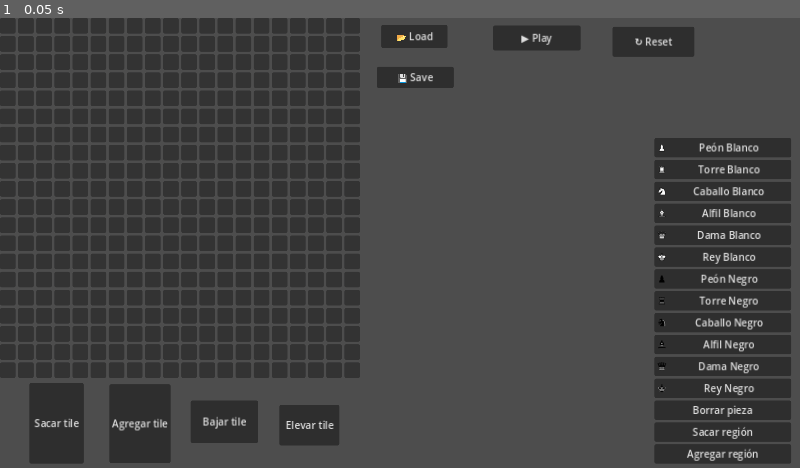
Above: before the commit, frame 1.
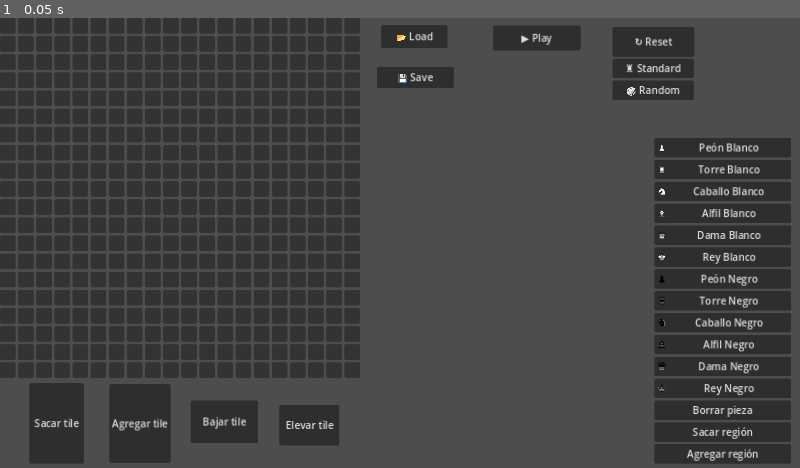
Above: after the commit, the same moment.

Repository: Laia-ar/ajedecks
Game: Godot game, scene res://board.tscn
Two runs of this game, one before a commit and one after it. Both use one fixed random seed, a clock stepped at 60 frames per second and the inputs below.
Inputs:
- Up to frame 1 (0.05 s): no input

The runs differ from the first frame. In frame 1, 0.8% of the frame differs, in the area x 76-87%, y 9-19%.

Commit message:
feat: drag & drop, sticky tools, turn indicator, board presets, and StringName fixes
- Add tile_button.gd with native Godot drag-and-drop for pieces in edit mode
- Make all 6 editor tools sticky (repeatable without re-clicking)
- Add Deactivate() to all palette tools and centralize via DeactivateAllPaletteTools()
- Add StatusLabel showing current turn and check/checkmate state
- Fix turn indicator order: now shows the player whose turn it is
- Add Standard board button (centers 8x8 chess setup on the grid)
- Add Random board button (scatters random pieces on active tiles)
- Fix multiple StringName-to-String conversion errors in get_node calls
- Fix _update_tile_visual to use centralized ActiveTileColor/DestroyedTileColor
- Update mode_toggle.gd to use Deactivate() when switching to Play mode

Diff:
--- a/board.tscn
+++ b/board.tscn
@@ -17,9 +17,11 @@
 [ext_resource type="Script" path="res://reset_button.gd" id="15_mmcrq"]
 [ext_resource type="Script" path="res://save_button.gd" id="16_ccxe3"]
 [ext_resource type="Script" path="res://load_button.gd" id="17_3qfpr"]
+[ext_resource type="Script" path="res://card_destroy_region.gd" id="18_abc12"]
 [ext_resource type="Script" path="res://card_raise_tile.gd" id="18_o2vdi"]
-[ext_resource type="Script" path="res://card_destroy_region.gd" id="18_abc12"]
 [ext_resource type="Script" path="res://card_revive_region.gd" id="19_def34"]
+[ext_resource type="Script" path="res://standard_board_button.gd" id="20_stnd"]
+[ext_resource type="Script" path="res://random_board_button.gd" id="21_rand"]
 
 [node name="Board" type="Control"]
 layout_mode = 3
@@ -29,6 +31,14 @@
 script = ExtResource("1_f1l42")
 BoardPath = NodePath("Flow")
 
+[node name="StatusLabel" type="Label" parent="."]
+layout_mode = 0
+offset_left = 900.0
+offset_top = 10.0
+offset_right = 1200.0
+offset_bottom = 40.0
+theme_override_font_sizes/font_size = 16
+
 [node name="Flow" type="FlowContainer" parent="."]
 layout_mode = 0
 script = ExtResource("1_ckrtr")
@@ -233,7 +243,7 @@
 anchor_bottom = 1.3
 script = ExtResource("14_1lhue")
 BoardPath = NodePath("..")
-PaletteButtons = Array[NodePath]([NodePath("../DestroyTileCa …(667 unchanged characters)… Path("../PiecePalette/ReviveRegionCard")])
+PaletteButtons = Array[NodePath]([NodePath("../DestroyTileCa …(667 unchanged characters)… Path("../PiecePalette/ReviveRegionCard"), NodePath("../StandardButton"), NodePath("../RandomButton")])
 
 [node name="ResetButton" type="Button" parent="."]
 layout_mode = 1
@@ -247,6 +257,26 @@
 BoardPath = NodePath("..")
 FlowPath = NodePath("../Flow")
 ModeTogglePath = NodePath("../ModeToggle")
+
+[node name="StandardButton" type="Button" parent="."]
+layout_mode = 0
+offset_left = 980.0
+offset_top = 65.0
+offset_right = 1110.0
+offset_bottom = 95.0
+script = ExtResource("20_stnd")
+BoardPath = NodePath("..")
+FlowPath = NodePath("../Flow")
+
+[node name="RandomButton" type="Button" parent="."]
+layout_mode = 0
+offset_left = 980.0
+offset_top = 100.0
+offset_right = 1110.0
+offset_bottom = 130.0
+script = ExtResource("21_rand")
+BoardPath = NodePath("..")
+FlowPath = NodePath("../Flow")
 
 [node name="SaveDialog" type="Panel" parent="."]
 visible = false
--- a/card_destroy_region.gd
+++ b/card_destroy_region.gd
@@ -23,7 +23,12 @@
 	pressed.connect(_on_pressed)
 	Flow.SendLocation.connect(_on_tile_clicked)
 
+func Deactivate():
+	_reset()
+
 func _on_pressed():
+	if CurrentState == State.IDLE:
+		Board.DeactivateAllPaletteTools()
 	if CurrentState == State.IDLE:
 		CurrentState = State.WAITING_FIRST
 		text = "Elegí la primera esquina..."
@@ -42,7 +47,9 @@
 
 	if CurrentState == State.WAITING_SECOND:
 		_apply_region(FirstCorner, Location)
-		_reset()
+		FirstCorner = ""
+		CurrentState = State.WAITING_FIRST
+		text = "Elegí la primera esquina..."
 
 func _apply_region(corner1: String, corner2: String):
 	var coords1 = _parse_coords(corner1)
--- a/card_destroy_tile.gd
+++ b/card_destroy_tile.gd
@@ -17,7 +17,13 @@
 	# Conectarse a la señal del Flow para enterarse cuando se clickea una tile
 	Flow.SendLocation.connect(_on_tile_clicked)
 
+func Deactivate():
+	SelectingTile = false
+	text = "Sacar tile"
+
 func _on_pressed():
+	if not SelectingTile:
+		Board.DeactivateAllPaletteTools()
 	SelectingTile = !SelectingTile  # Toggle: si la apretás de nuevo, cancelás
 	if SelectingTile:
 		text = "Elegí una tile para sacar..."
@@ -39,8 +45,3 @@
 	# Destruir la tile
 	Board.DestroyedTiles[Location] = true
 	Board.SetHeight(Location, 0)
-	cell.modulate = Color(0.1, 0.1, 0.1, 0.5)
-	cell.modulate = Board.DestroyedTileColor
-
-	SelectingTile = false
-	text = "Sacar tile"
--- a/card_place_piece.gd
+++ b/card_place_piece.gd
@@ -45,7 +45,13 @@
 		_: piece_name = PieceType
 	return piece_name + " " + color_name
 
+func Deactivate():
+	Selecting = false
+	text = BaseText
+
 func _on_pressed():
+	if not Selecting:
+		Board.DeactivateAllPaletteTools()
 	Selecting = !Selecting
 	if Selecting:
 		text = "Elegí dónde colocar..."
@@ -79,8 +85,6 @@
 	cell.add_child(piece)
 
 	# Volver al estado base (no se gasta)
-	Selecting = false
-	text = BaseText
 
 func _get_piece_scene() -> PackedScene:
 	# Reusamos las PackedScene que ya están exportadas en el Flow (generator.gd)
--- a/card_remove_piece.gd
+++ b/card_remove_piece.gd
@@ -14,7 +14,13 @@
 	pressed.connect(_on_pressed)
 	Flow.SendLocation.connect(_on_tile_clicked)
 
+func Deactivate():
+	Selecting = false
+	text = "Borrar pieza"
+
 func _on_pressed():
+	if not Selecting:
+		Board.DeactivateAllPaletteTools()
 	Selecting = !Selecting
 	if Selecting:
 		text = "Elegí una pieza para borrar..."
@@ -30,6 +36,3 @@
 		return  # No hay pieza
 
 	cell.get_child(0).queue_free()
-
-	Selecting = false
-	text = "Borrar pieza"
--- a/card_revive_region.gd
+++ b/card_revive_region.gd
@@ -23,7 +23,12 @@
 	pressed.connect(_on_pressed)
 	Flow.SendLocation.connect(_on_tile_clicked)
 
+func Deactivate():
+	_reset()
+
 func _on_pressed():
+	if CurrentState == State.IDLE:
+		Board.DeactivateAllPaletteTools()
 	if CurrentState == State.IDLE:
 		CurrentState = State.WAITING_FIRST
 		text = "Elegí la primera esquina..."
@@ -42,7 +47,9 @@
 
 	if CurrentState == State.WAITING_SECOND:
 		_apply_region(FirstCorner, Location)
-		_reset()
+		FirstCorner = ""
+		CurrentState = State.WAITING_FIRST
+		text = "Elegí la primera esquina..."
 
 func _apply_region(corner1: String, corner2: String):
 	var coords1 = _parse_coords(corner1)
--- a/card_revive_tile.gd
+++ b/card_revive_tile.gd
@@ -13,7 +13,13 @@
 	pressed.connect(_on_pressed)
 	Flow.SendLocation.connect(_on_tile_clicked)
 
+func Deactivate():
+	SelectingTile = false
+	text = "Agregar tile"
+
 func _on_pressed():
+	if not SelectingTile:
+		Board.DeactivateAllPaletteTools()
 	SelectingTile = !SelectingTile
 	if SelectingTile:
 		text = "Elegí dónde agregar una tile..."
@@ -33,6 +39,3 @@
 	# Resucitar la tile
 	Board.DestroyedTiles.erase(Location)
 	cell.modulate = Board.ActiveTileColor
-
-	SelectingTile = false
-	text = "Agregar tile"
--- a/game.gd
+++ b/game.gd
@@ -24,7 +24,8 @@
 @export_node_path("FlowContainer") var BoardPath
 @onready var Flow = get_node(BoardPath)
 
-@onready var pos: Vector2 = Vector2(self.get_child(0).TileXSize / 2, self.get_child(0).TileYSize / 2)
+@onready var pos: Vector2 = Vector2(Flow.TileXSize / 2, Flow.TileYSize / 2)
+@onready var StatusLabel = get_node_or_null("StatusLabel")
 # Areas where the player can move
 var Areas: PackedStringArray
 # this is seperate the Areas for special circumstances, like castling.
@@ -38,7 +39,8 @@
 
 var SpecialArea: PackedStringArray
 
-func _on_flow_send_location(Location: String):
+func _on_flow_send_location(Location):
+	Location = str(Location)
 	# En modo edición, el tablero no juega ajedrez
 	if not PlayMode:
 		return
@@ -144,6 +146,8 @@
 	else:
 		Turn = 0
 
+	UpdateStatusLabel()
+
 # Below is the movement that is used for the pieces
 func GetMovableAreas():
 	# Clearing the arrays
@@ -495,6 +499,63 @@
 	if TheNode != null && TheNode.get_child_count() != 0 && TheNode.get_child(0).PieceColor != Turn && TheNode.get_child(0).name == "King":
 		TheNode.get_child(0).modulate = Color(1, 0, 0, 1)
 
+func DeactivateAllPaletteTools():
+	var mode_toggle = get_node_or_null("ModeToggle")
+	if mode_toggle == null:
+		return
+	for path in mode_toggle.PaletteButtons:
+		var btn = mode_toggle.get_node_or_null(path)
+		if btn != null and btn.has_method("Deactivate"):
+			btn.Deactivate()
+
+func UpdateStatusLabel():
+	if StatusLabel == null:
+		return
+	var turn_text = "Blanco" if Turn == 0 else "Negro"
+	var status = "Turno: " + turn_text
+	if _is_king_in_check(Turn):
+		if _is_checkmate_approx(Turn):
+			status += " — Jaque mate"
+		else:
+			status += " — Jaque"
+	StatusLabel.text = status
+
+func _is_king_in_check(color: int) -> bool:
+	for tile in Flow.get_children():
+		if tile.get_child_count() != 0:
+			var piece = tile.get_child(0)
+			if piece.name == "King" and piece.PieceColor == color:
+				if piece.modulate == Color(1, 0, 0, 1):
+					return true
+	return false
+
+func _is_checkmate_approx(color: int) -> bool:
+	if not _is_king_in_check(color):
+		return false
+	var saved_selected = SelectedNode
+	var saved_areas = Areas.duplicate()
+	var saved_special = SpecialArea.duplicate()
+	for tile in Flow.get_children():
+		if tile.get_child_count() != 0:
+			var piece = tile.get_child(0)
+			if piece.name == "King" and piece.PieceColor == color:
+				SelectedNode = str(tile.name)
+				var parts = str(tile.name).split("-")
+				LocationX = parts[0]
+				LocationY = parts[1]
+				LocationXInt = int(LocationX)
+				LocationYInt = int(LocationY)
+				GetMovableAreas()
+				var has_moves = Areas.size() > 0
+				SelectedNode = saved_selected
+				Areas = saved_areas
+				SpecialArea = saved_special
+				return not has_moves
+	SelectedNode = saved_selected
+	Areas = saved_areas
+	SpecialArea = saved_special
+	return false
+
 # ====================================================================
 # Save / Load
 # ====================================================================
@@ -605,9 +666,9 @@
 	var h = GetHeight(Location)
 	var color: Color
 	if DestroyedTiles.has(Location):
-		color = Color(0.1, 0.1, 0.1, 0.5)
+		color = DestroyedTileColor
 	elif h == 0:
-		color = Color(1, 1, 1, 1)
+		color = ActiveTileColor
 	elif h > 0:
 		var t = float(h) / float(MAX_HEIGHT)
 		color = Color(1, 1, 1 - t * 0.7, 1)
--- a/generator.gd
+++ b/generator.gd
@@ -29,15 +29,16 @@
 		return
 	var NumberX: int = 0
 	var NumberY: int = 0
+	var TileButtonScript = preload("res://tile_button.gd")
 	# Crear los botones del tablero
 	while NumberY != BoardYSize:
 		self.size.y += TileYSize + 5
 		self.size.x += TileXSize + 5
 		while NumberX != BoardXSize:
-			var temp = Button.new()
+			var temp = TileButtonScript.new()
 			temp.set_custom_minimum_size(Vector2(TileXSize, TileYSize))
-			temp.connect("pressed", func():
-				SendLocation.emit(temp.name))
+			temp.Board = Board
+			temp.Flow = self
 			temp.set_name(str(NumberX) + "-" + str(NumberY))
 			add_child(temp)
 			# Si arrancamos vacío, marcamos todas como destruidas
@@ -53,41 +54,22 @@
 # Esta función ya no se usa con StartEmpty=true, pero la dejamos por si querés
 # volver al modo clásico cambiando los flags.
 func RegularGame():
-	get_node("0-0").add_child(Summon(Rook, 1))
-	get_node("1-0").add_child(Summon(Knight, 1))
-	get_node("2-0").add_child(Summon(Bishop, 1))
-	get_node("3-0").add_child(Summon(Queen, 1))
-	get_node("4-0").add_child(Summon(King, 1))
-	get_node("5-0").add_child(Summon(Bishop, 1))
-	get_node("6-0").add_child(Summon(Knight, 1))
-	get_node("7-0").add_child(Summon(Rook, 1))
+	var offset_x = (BoardXSize - 8) / 2
+	var offset_y = (BoardYSize - 8) / 2
 
-	get_node("0-1").add_child(Summon(Pawn, 1))
-	get_node("1-1").add_child(Summon(Pawn, 1))
-	get_node("2-1").add_child(Summon(Pawn, 1))
-	get_node("3-1").add_child(Summon(Pawn, 1))
-	get_node("4-1").add_child(Summon(Pawn, 1))
-	get_node("5-1").add_child(Summon(Pawn, 1))
-	get_node("6-1").add_child(Summon(Pawn, 1))
-	get_node("7-1").add_child(Summon(Pawn, 1))
+	var back_row_black = [Rook, Knight, Bishop, Queen, King, Bishop, Knight, Rook]
+	for i in range(8):
+		get_node(str(offset_x + i) + "-" + str(offset_y)).add_child(Summon(back_row_black[i], 1))
 
-	get_node("0-6").add_child(Summon(Pawn, 0))
-	get_node("1-6").add_child(Summon(Pawn, 0))
-	get_node("2-6").add_child(Summon(Pawn, 0))
-	get_node("3-6").add_child(Summon(Pawn, 0))
-	get_node("4-6").add_child(Summon(Pawn, 0))
-	get_node("5-6").add_child(Summon(Pawn, 0))
-	get_node("6-6").add_child(Summon(Pawn, 0))
-	get_node("7-6").add_child(Summon(Pawn, 0))
+	for i in range(8):
+		get_node(str(offset_x + i) + "-" + str(offset_y + 1)).add_child(Summon(Pawn, 1))
 
-	get_node("0-7").add_child(Summon(Rook, 0))
-	get_node("1-7").add_child(Summon(Knight, 0))
-	get_node("2-7").add_child(Summon(Bishop, 0))
-	get_node("3-7").add_child(Summon(Queen, 0))
-	get_node("4-7").add_child(Summon(King, 0))
-	get_node("5-7").add_child(Summon(Bishop, 0))
-	get_node("6-7").add_child(Summon(Knight, 0))
-	get_node("7-7").add_child(Summon(Rook, 0))
+	for i in range(8):
+		get_node(str(offset_x + i) + "-" + str(offset_y + 6)).add_child(Summon(Pawn, 0))
+
+	var back_row_white = [Rook, Knight, Bishop, Queen, King, Bishop, Knight, Rook]
+	for i in range(8):
+		get_node(str(offset_x + i) + "-" + str(offset_y + 7)).add_child(Summon(back_row_white[i], 0))
 
 func Summon(Scene: PackedScene, color: int):
 	var Piece = Scene.instantiate()
--- a/mode_toggle.gd
+++ b/mode_toggle.gd
@@ -25,7 +25,10 @@
 		if btn != null:
 			btn.disabled = not enabled
 			# Cancelar cualquier modo de selección activo
-			if not enabled and "Selecting" in btn:
-				btn.Selecting = false
-			if not enabled and "SelectingTile" in btn:
-				btn.SelectingTile = false
+			if not enabled:
+				if btn.has_method("Deactivate"):
+					btn.Deactivate()
+				elif "Selecting" in btn:
+					btn.Selecting = false
+				elif "SelectingTile" in btn:
+					btn.SelectingTile = false
--- /dev/null
+++ b/random_board_button.gd
@@ -0,0 +1,40 @@
+extends Button
+
+@export var BoardPath: NodePath
+@export var FlowPath: NodePath
+
+@onready var Board = get_node(BoardPath)
+@onready var Flow = get_node(FlowPath)
+
+var piece_types = ["Pawn", "Rook", "Knight", "Bishop", "Queen", "King"]
+var piece_scenes: Dictionary
+
+func _ready():
+	text = "🎲 Random"
+	pressed.connect(_on_pressed)
+	piece_scenes = {
+		"Pawn": Flow.Pawn,
+		"Rook": Flow.Rook,
+		"Knight": Flow.Knight,
+		"Bishop": Flow.Bishop,
+		"Queen": Flow.Queen,
+		"King": Flow.King
+	}
+
+func _on_pressed():
+	# Limpiar piezas existentes
+	for tile in Flow.get_children():
+		if tile.get_child_count() > 0:
+			tile.get_child(0).queue_free()
+
+	for tile in Flow.get_children():
+		if Board.DestroyedTiles.has(tile.name):
+			continue
+		if randf() < 0.12:
+			var type = piece_types[randi() % piece_types.size()]
+			var color = randi() % 2
+			var scene = piece_scenes[type]
+			var piece = scene.instantiate()
+			piece.Spawned(color)
+			piece.position = Vector2(Flow.TileXSize / 2, Flow.TileYSize / 2)
+			tile.add_child(piece)
--- /dev/null
+++ b/standard_board_button.gd
@@ -0,0 +1,32 @@
+extends Button
+
+@export var BoardPath: NodePath
+@export var FlowPath: NodePath
+
+@onready var Board = get_node(BoardPath)
+@onready var Flow = get_node(FlowPath)
+
+func _ready():
+	text = "♜ Standard"
+	pressed.connect(_on_pressed)
+
+func _on_pressed():
+	var offset_x = (Flow.BoardXSize - 8) / 2
+	var offset_y = (Flow.BoardYSize - 8) / 2
+
+	# Limpiar piezas existentes
+	for tile in Flow.get_children():
+		if tile.get_child_count() > 0:
+			tile.get_child(0).queue_free()
+
+	# Revivir tiles del área 8x8 centrada
+	for x in range(8):
+		for y in range(8):
+			var loc = str(offset_x + x) + "-" + str(offset_y + y)
+			Board.DestroyedTiles.erase(loc)
+			var tile = Flow.get_node_or_null(loc)
+			if tile != null:
+				tile.modulate = Board.ActiveTileColor
+
+	# Colocar piezas standard
+	Flow.RegularGame()
--- /dev/null
+++ b/tile_button.gd
@@ -0,0 +1,37 @@
+extends Button
+
+var Board
+var Flow
+
+func _ready():
+	pressed.connect(func(): Flow.SendLocation.emit(str(name)))
+
+func _get_drag_data(at_position):
+	if Board.PlayMode:
+		return null
+	if get_child_count() == 0:
+		return null
+	var piece = get_child(0)
+	var preview = Control.new()
+	var dup = piece.duplicate()
+	dup.position = piece.get_rect().size / 2
+	preview.add_child(dup)
+	preview.custom_minimum_size = piece.get_rect().size
+	set_drag_preview(preview)
+	return {"piece": piece, "from": name}
+
+func _can_drop_data(at_position, data):
+	if Board.PlayMode:
+		return false
+	if not data is Dictionary or not data.has("piece"):
+		return false
+	if Board.DestroyedTiles.has(name):
+		return false
+	if get_child_count() != 0:
+		return false
+	return true
+
+func _drop_data(at_position, data):
+	var piece = data.piece
+	piece.reparent(self)
+	piece.position = Vector2(Flow.TileXSize / 2, Flow.TileYSize / 2)
Not shown: 1 places in board.tscn that only renumber resources
